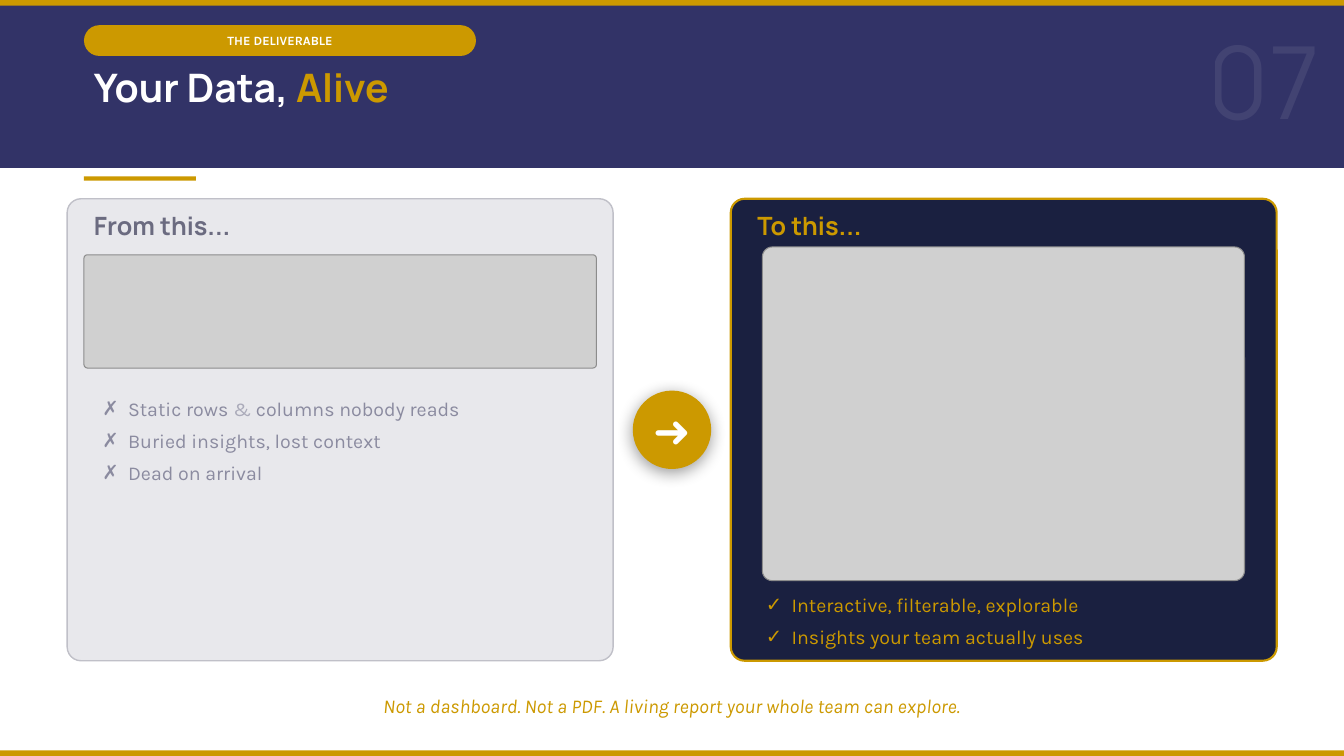
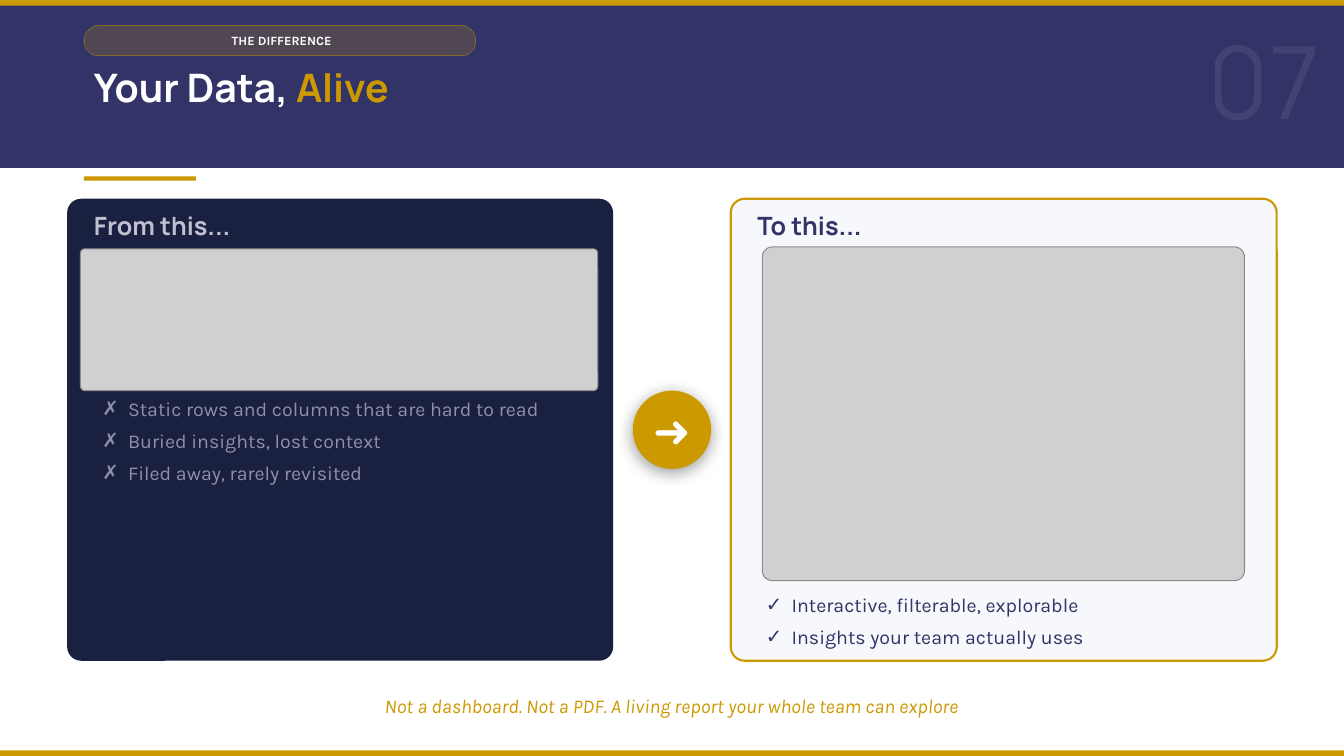
Before and after one commit to DuncanRBrett/Turas, a slide deck: slide 9 of docs/marketing/Introducing Turas v6.pptx. Drawn at 1344x756 pixels with LibreOffice and Linux fonts; fonts in the diff are those of the drawing; grey boxes stand for pictures. Boxes give left, top, right and bottom in pixels: in the first picture for what was removed or moved away, otherwise in the second. Text is boxed around its words. In the diff, an @@ line names an element or a change of style, - is before the commit and + after.

```diff
--- a/docs/marketing/Introducing Turas v6.pptx
+++ b/docs/marketing/Introducing Turas v6.pptx
@@ rounded rectangle "THE DIFFERENCE" at (84,25,476,56): fill #CC9900 to #CC9900 at 20% opacity; outline none to #CC9900 0.75 pt @@
@@ text in rounded rectangle at (232,36,332,45): text changed @@
-THE DELIVERABLE
+THE DIFFERENCE
@@ rounded rectangle at (68,199,614,660): fill #E8E8EC to #1A2040; outline #C0C0C8 1 pt to none @@
@@ text "From this..." at (94,216,230,236): text colour #6B6B80 to #C0C0D0 @@
@@ rounded rectangle at (731,199,1277,660): fill #1A2040 to #F7F8FB @@
@@ text "To this..." at (757,216,861,236): text colour #CC9900 to #323367 @@
@@ picture: place and size @@
-picture at (84,255,596,368)
+picture at (81,249,598,391)
@@ text at (128,402,539,416): text changed; text colour #8B8BA0 to #9090A8 @@
-✗ Static rows & columns nobody reads
+✗ Static rows and columns that are hard to read
@@ text at (128,434,381,453): text colour #8B8BA0 to #9090A8 in "Buried insights, lost context" @@
@@ text at (128,466,362,485): text changed; text colour #8B8BA0 to #9090A8 @@
-✗ Dead on arrival
+✗ Filed away, rarely revisited
@@ text "Interactive, filterable, explorable" at (792,598,1084,649): text colour #CC9900 to #323367 @@
@@ text at (385,699,958,718): text changed @@
-Not a dashboard. Not a PDF. A living report your whole team can explore.
+Not a dashboard. Not a PDF. A living report your whole team can explore
```
Also in this commit, not shown: 11 other slides changed, 5 other files.
